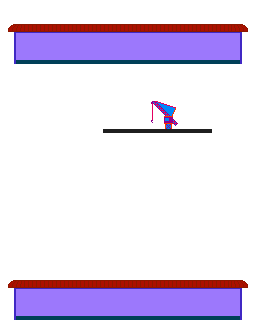
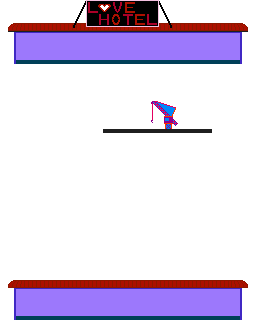
Before/after of a 256x320 layered artwork. What changed in the layer stack:
painted on "Background" over [8, 0, 248, 32]
